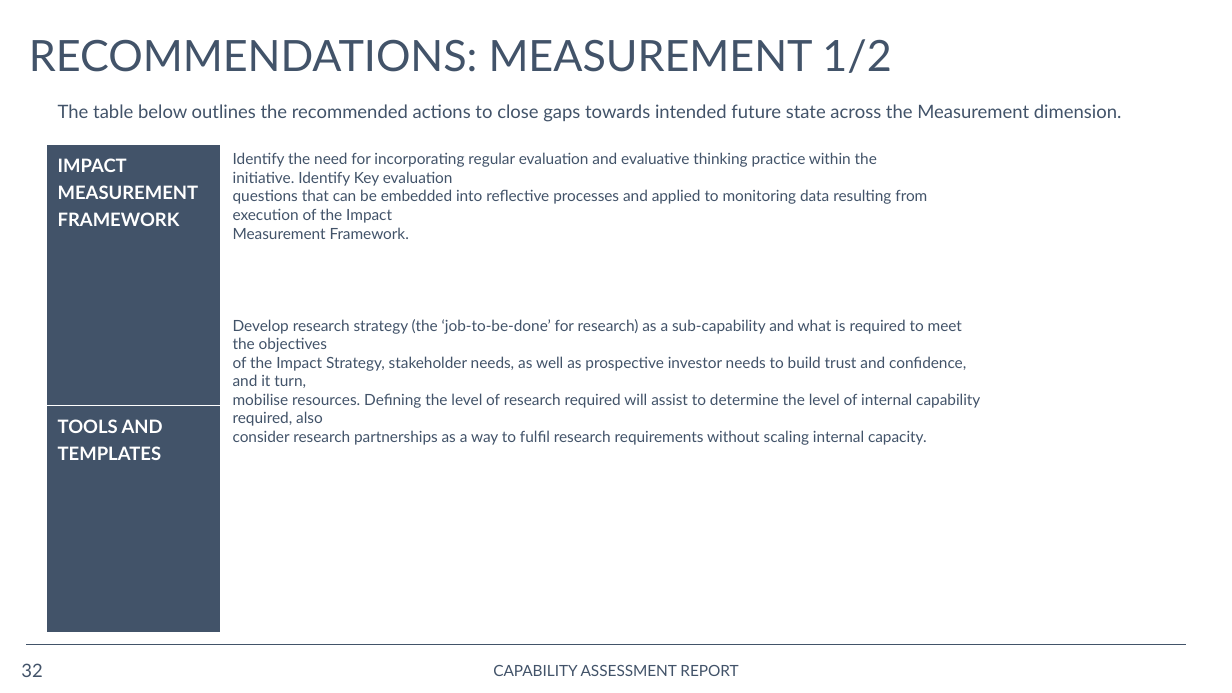
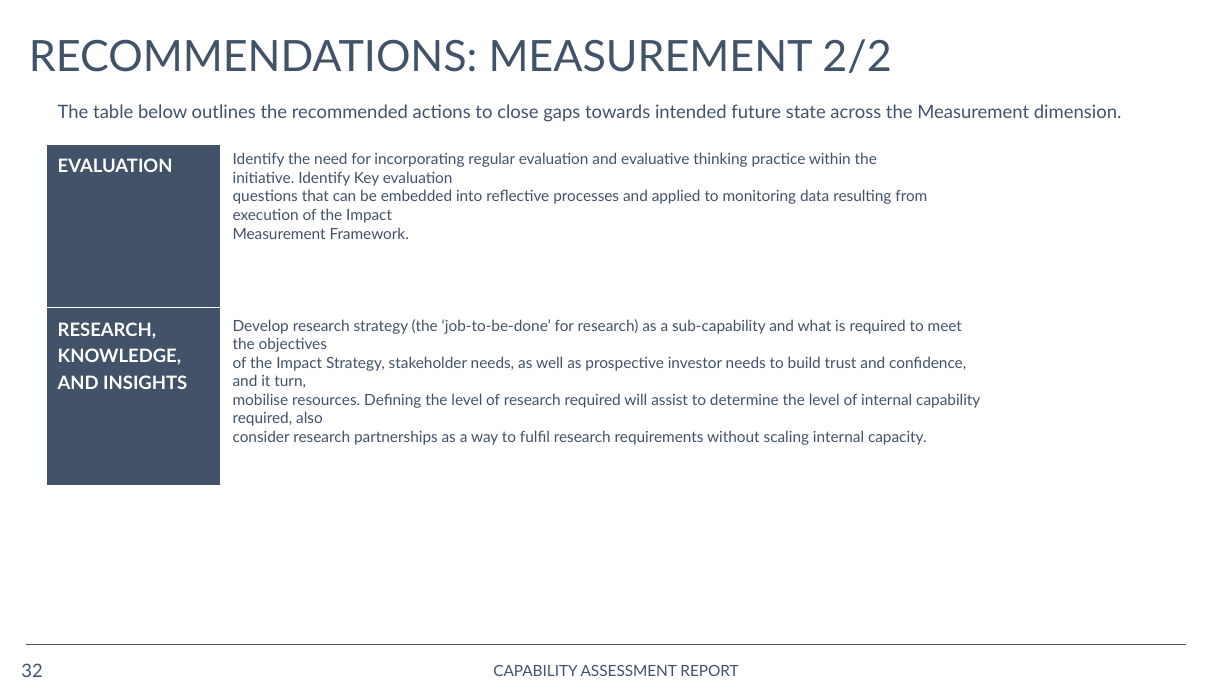
Before and after one commit to opus-meum/power-automate, a slide deck: slide 32 of Capability Assessment Report.pptx. Drawn at 1232x693 pixels with LibreOffice and Linux fonts; fonts in the diff are those of the drawing; background and template pictures are left out. Boxes give left, top, right and bottom in pixels: in the first picture for what was removed or moved away, otherwise in the second. Text is boxed around its words. In the diff, an @@ line names an element or a change of style, - is before the commit and + after.

```diff
--- a/Capability Assessment Report.pptx
+++ b/Capability Assessment Report.pptx
@@ title at [29,39,891,73]: text changed @@
-RECOMMENDATIONS: MEASUREMENT 1/2
+RECOMMENDATIONS: MEASUREMENT 2/2
@@ table removed at [47,145,1194,633], 2 rows, 2 columns @@
-IMPACT MEASUREMENT FRAMEWORK | 
-TOOLS AND TEMPLATES | 
@@ table added at [47,145,1194,486], 2 rows, 2 columns @@
+EVALUATION | 
+RESEARCH, KNOWLEDGE, AND INSIGHTS | 
```
Also in this commit, not shown: 13 other slides changed, 1 slide removed, 1 other file.
